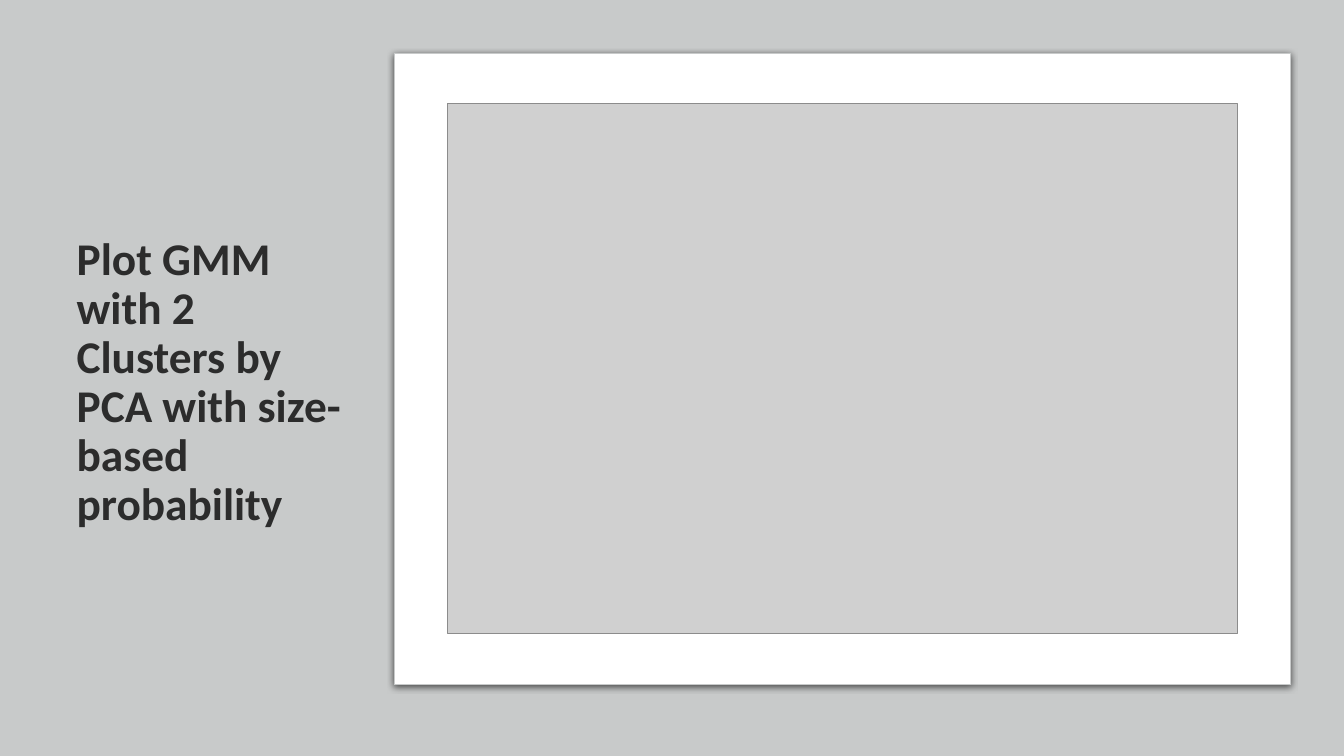
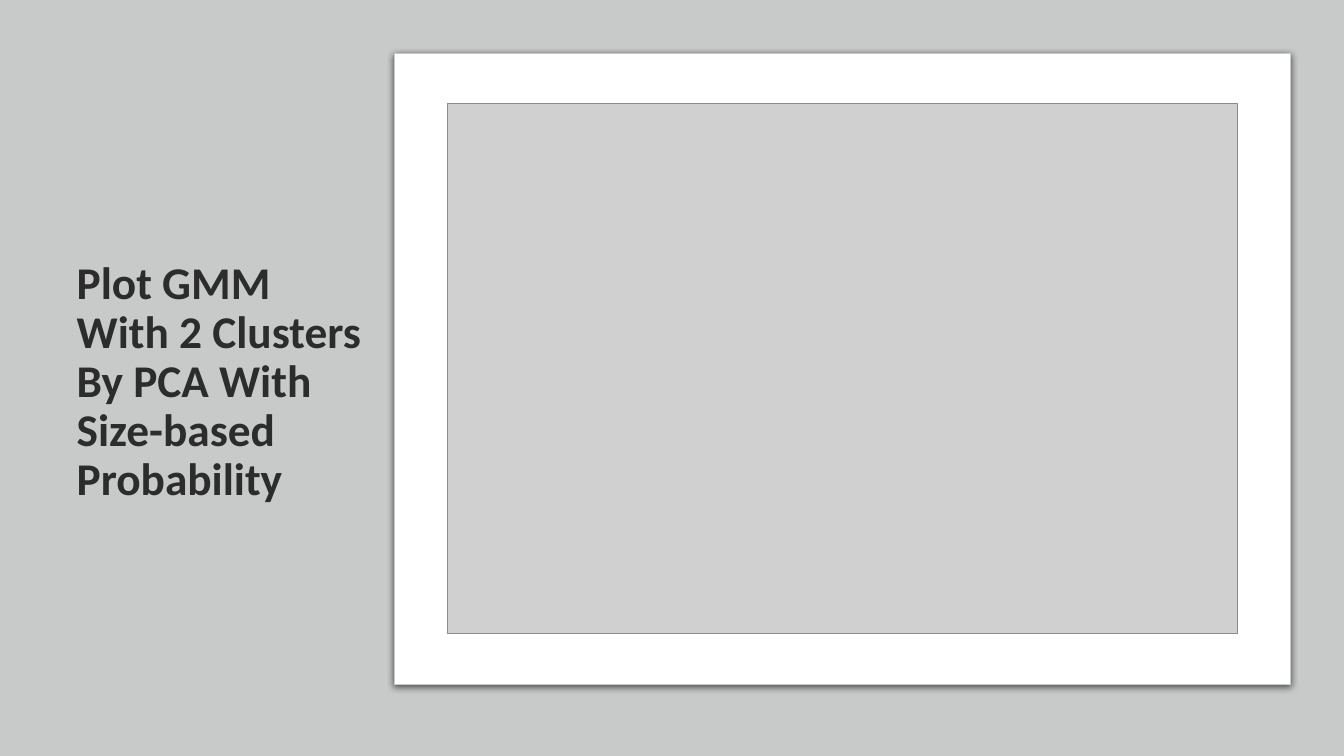
Before and after one commit to parichehrma/PariMa1, a slide deck: slide 30 of Customers Segmentation based on their Credit Card usage.pptx. Drawn at 1344x756 pixels with LibreOffice and Linux fonts; fonts in the diff are those of the drawing; grey boxes stand for pictures. Boxes give left, top, right and bottom in pixels: in the first picture for what was removed or moved away, otherwise in the second. Text is boxed around its words. In the diff, an @@ line names an element or a change of style, - is before the commit and + after.

```diff
--- a/Customers Segmentation based on their Credit Card usage.pptx
+++ b/Customers Segmentation based on their Credit Card usage.pptx
@@ title at [77,267,361,502]: text changed @@
-Plot GMM with 2 Clusters by PCA with size-based probability
+Plot GMM With 2 Clusters By PCA With Size-based Probability
```
Also in this commit, not shown: 28 other slides changed, 1 other file.
